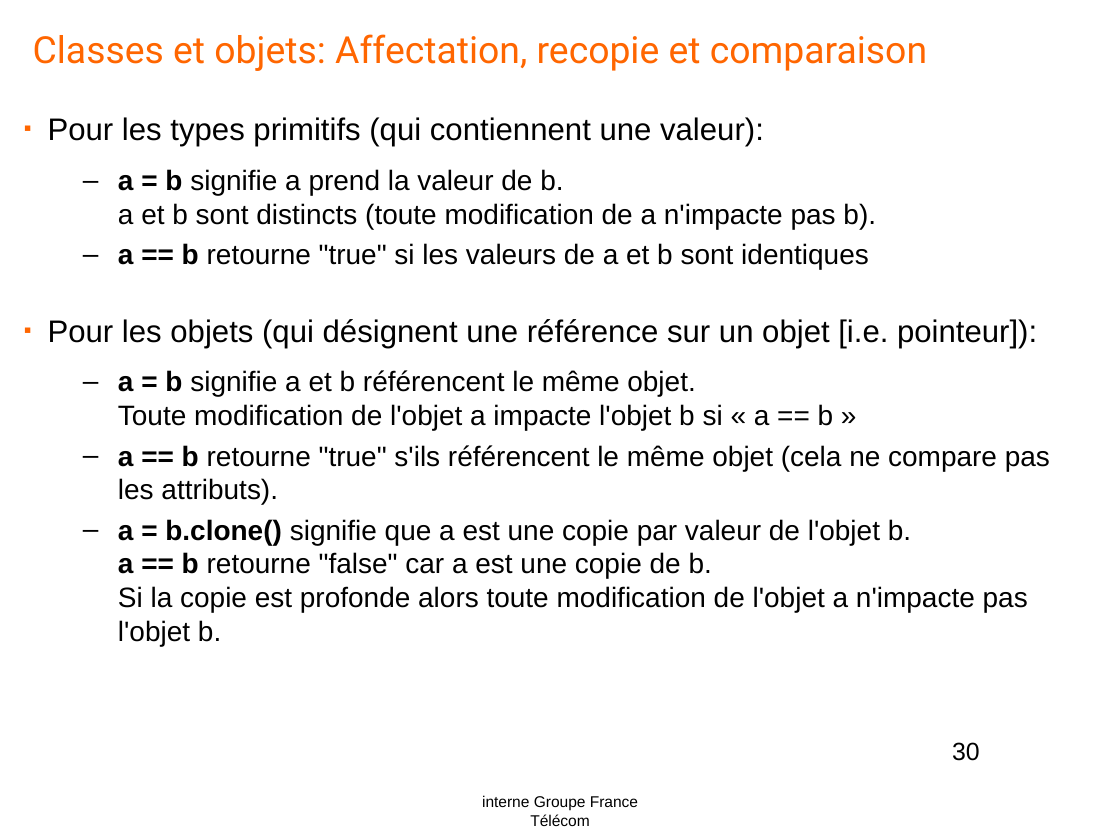
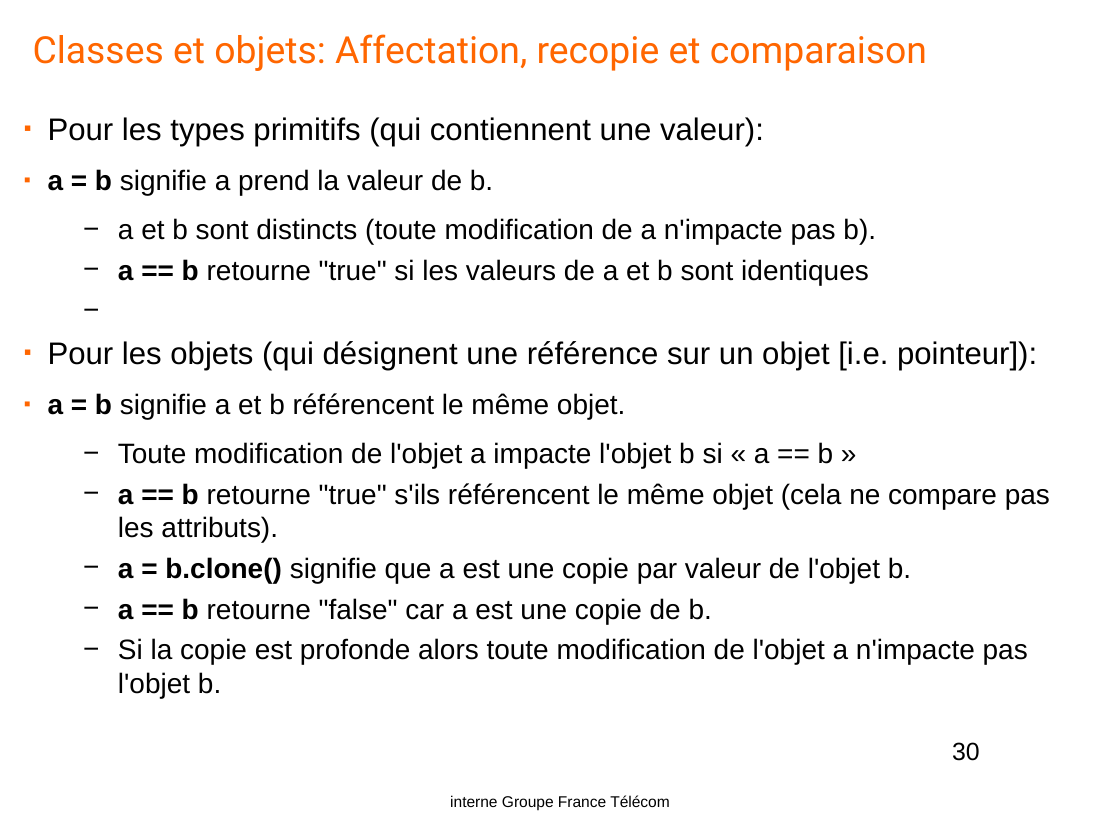
Before and after one commit to yplo6403/formationjava, a slide deck: slide 30 of doc/Java-OL1.pptx. Drawn at 1120x840 pixels with LibreOffice and Linux fonts; fonts in the diff are those of the drawing; background and template pictures are left out. Boxes give left, top, right and bottom in pixels: in the first picture for what was removed or moved away, otherwise in the second. Text is boxed around its words. In the diff, an @@ line names an element or a change of style, - is before the commit and + after.

```diff
--- a/doc/Java-OL1.pptx
+++ b/doc/Java-OL1.pptx
@@ text at (x1=48, y1=117, x2=1050, y2=543): bullet – to − @@
@@ text at (x1=48, y1=169, x2=876, y2=244): text changed @@
-  – a = b signifie a prend la valeur de b.
-    a et b sont distincts (toute modification de a n'impacte pas b).
+▪ a = b signifie a prend la valeur de b.
+  − a et b sont distincts (toute modification de a n'impacte pas b).
@@ text at (x1=48, y1=393, x2=834, y2=468): text changed @@
-  – a = b signifie a et b référencent le même objet.
-    Toute modification de l'objet a impacte l'objet b si « a == b »
+▪ a = b signifie a et b référencent le même objet.
+  − Toute modification de l'objet a impacte l'objet b si « a == b »
@@ text at (x1=118, y1=557, x2=1028, y2=694): text changed @@
-  – a = b.clone() signifie que a est une copie par valeur de l'objet b.
-    a == b retourne "false" car a est une copie de b.
-    Si la copie est profonde alors toute modification de l'objet a n'impacte pas l'objet b.
+  − a = b.clone() signifie que a est une copie par valeur de l'objet b.
+  − a == b retourne "false" car a est une copie de b.
+  − Si la copie est profonde alors toute modification de l'objet a n'impacte pas l'objet b.
@@ text "interne Groupe France Télécom" rewrapped from (x1=482, y1=795, x2=638, y2=826) to (x1=450, y1=795, x2=670, y2=810) @@
```
Also in this commit, not shown: 84 other slides changed, 2 slides added.
